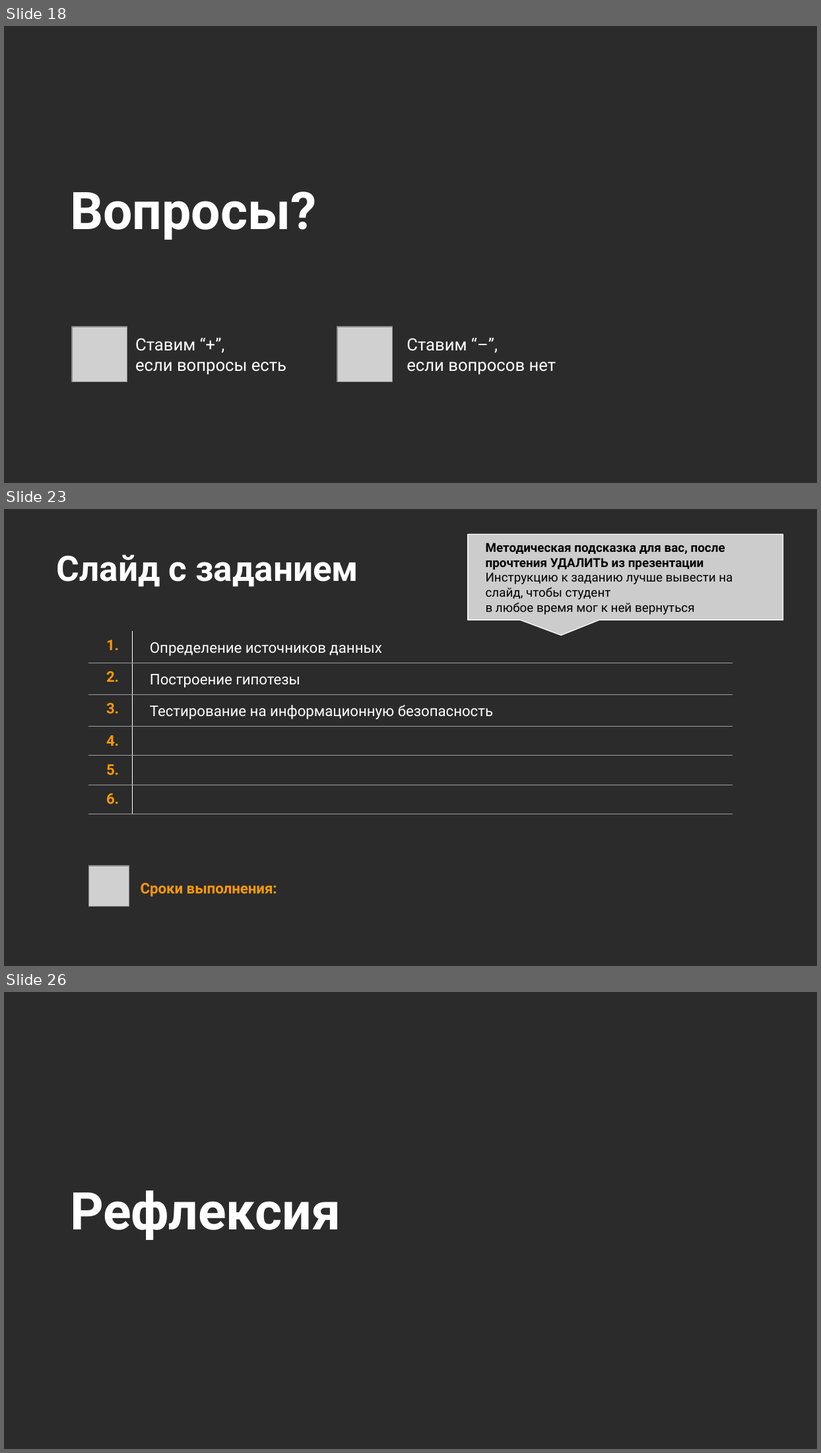
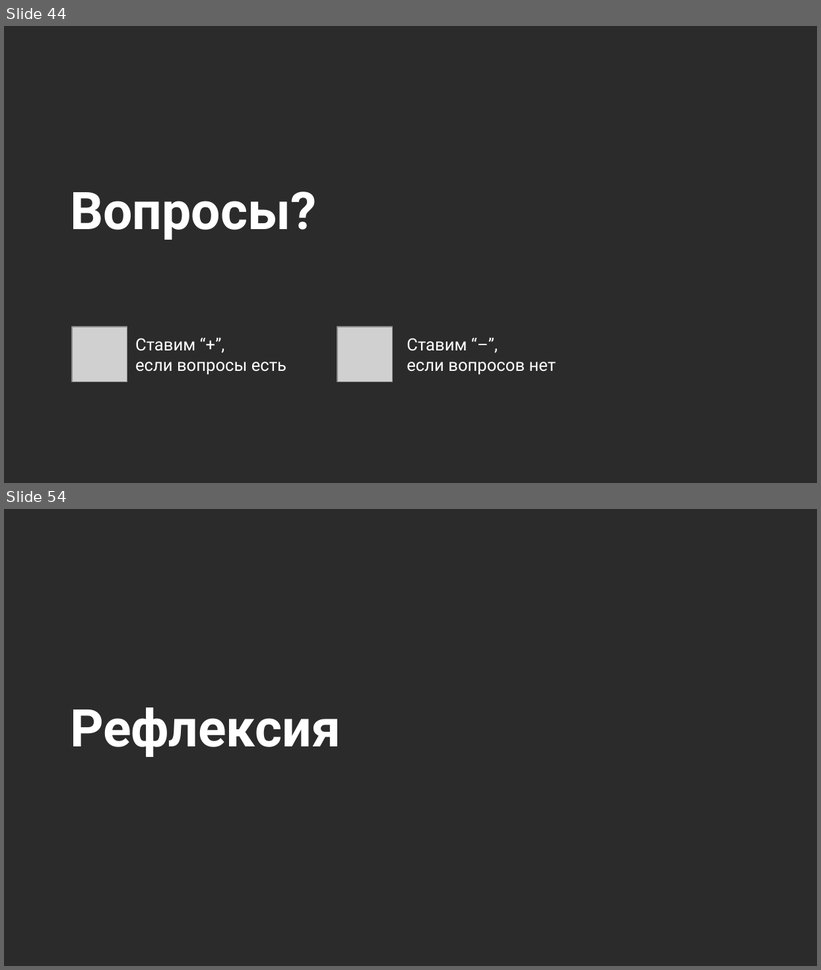
Before and after one commit to Marwolaeth/OTUS_R4DA, a slide deck: teaching/R4DA-EDA4ML.pptx. Shown one above the other, each under a label of ours: slides 18, 23 and 26 before the commit, slides 44 and 54 after it; the slides between them are not shown. The pictures are 821x1453 and 821x970 pixels, drawn with LibreOffice and Linux fonts; fonts in the diff are those of the drawing; grey boxes stand for pictures; background and template pictures are left out; a plain dark background stands for a picture behind light text. Boxes give left, top, right and bottom in pixels: in the first picture for what was removed or moved away, otherwise in the second. Text is boxed around its words. In the diff, an @@ line names an element or a change of style, - is before the commit and + after.

```diff
--- a/teaching/R4DA-EDA4ML.pptx
+++ b/teaching/R4DA-EDA4ML.pptx
@@ slide 23 removed at (x1=4, y1=509, x2=817, y2=966), background picture (left out) @@
@@ speech box removed at (x1=468, y1=534, x2=783, y2=621) @@
-Методическая подсказка для вас, после прочтения УДАЛИТЬ из презентации Инструкцию к заданию лучше вывести на слайд, чтобы студент
-в любое время мог к ней вернуться
@@ title removed at (x1=57, y1=555, x2=359, y2=587) @@
-Слайд с заданием
@@ table removed at (x1=88, y1=631, x2=733, y2=898), 6 rows, 2 columns @@
-1. | Определение источников данных
-2. | Построение гипотезы
-3. | Тестирование на информационную безопасность
-4. | 
-5. | 
-6. | 
@@ picture removed at (x1=88, y1=866, x2=129, y2=906) @@
@@ text removed at (x1=141, y1=883, x2=277, y2=897) @@
-Сроки выполнения:
@@ what was slide 18 is now slide 44 @@
@@ what was slide 26 is now slide 54 @@
```
Also in this commit, not shown: 1 slide changed, 47 slides added, 28 other slides removed, 4 other files.
